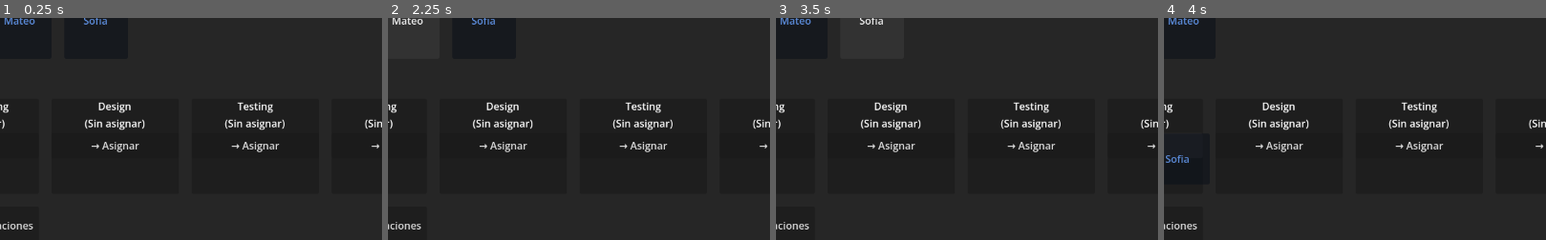
Above: before the commit, frames 1-4 (left to right).
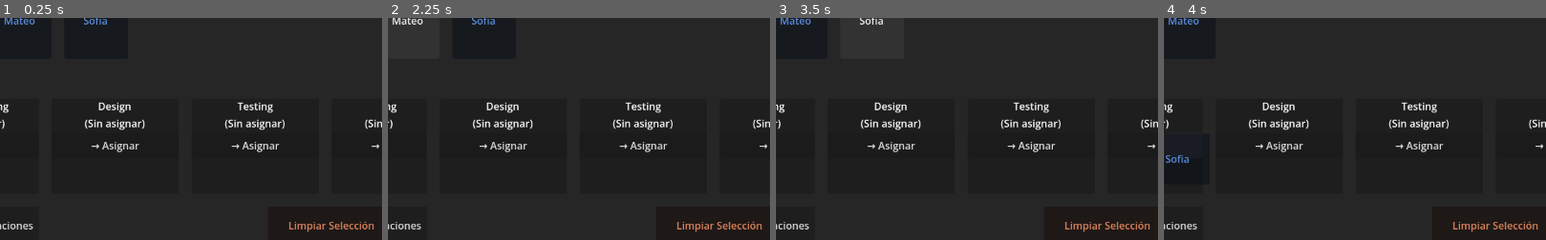
Above: after the commit, the same moments.

Repository: AldoSP/juego-habilidades-blandas
Game: Godot game, scene res://escenas/main_game.tscn
Same seed, same stepped clock (60 frames per second), same inputs: the game is played once before the commit and once after it.
Inputs (mouse positions are % of the whole screen's width and height, from its top left):
- Up to frame 1 (0.25 s): no input
- Up to frame 2 (2.25 s): click (59, 72) at 0.5 s, where only the run after the commit has a clickable "Limpiar Selección"; click "Ana" at 1.25 s; click "Mateo" at 2 s
- Up to frame 3 (3.5 s): click "Sofia" at 2.75 s
- Up to frame 4 (4 s): click "→ Asignar" at 3.5 s
The pictures show only the part of the screen within x 16-66%, y 26-76%; the shares and areas given below are measured in that part.

The runs differ from the first frame. In frame 1, 0.4% of the frame differs, in the area x 75-98%, y 91-97%; in frame 2, 0.4%; in frame 3, 0.4%; in frame 4, 0.4%.

Commit message:
feat: añadir botón para reasignar personajes
Co-authored-by: Copilot <copilot@github.com>

Diff:
--- a/escenas/main_game.tscn
+++ b/escenas/main_game.tscn
@@ -161,6 +161,13 @@
 layout_mode = 2
 size_flags_horizontal = 2
 text = "Confirmar Asignaciones"
+
+[node name="ResetButton" type="Button" parent="CanvasLayer/UIController/AssignmentPanel/VBoxContainer/ControlsContainer" unique_id=1609032394]
+custom_minimum_size = Vector2(200, 50)
+layout_mode = 2
+size_flags_horizontal = 2
+text = "Limpiar Selección"
+modulate = Color(1, 0.6, 0.42, 1)
 
 [node name="EventPanel" type="Control" parent="CanvasLayer/UIController" unique_id=161836319]
 visible = false
--- a/scripts/UIController.gd
+++ b/scripts/UIController.gd
@@ -68,6 +68,27 @@
 
 	# Esperar un frame para asegurar que _ready() ha completado
 	await get_tree().process_frame
+
+	# Conectar botones que existen en la escena
+	var confirm_button = assignment_panel.get_node_or_null("VBoxContainer/ControlsContainer/ConfirmButton")
+	if confirm_button:
+		confirm_button.pressed.connect(_on_confirm_button_pressed)
+
+	var reset_button = assignment_panel.get_node_or_null("VBoxContainer/ControlsContainer/ResetButton")
+	if reset_button:
+		reset_button.pressed.connect(_on_reset_button_pressed)
+
+	var yes_button = event_panel.get_node_or_null("YesButton")
+	if yes_button:
+		yes_button.pressed.connect(_on_event_yes_pressed)
+
+	var no_button = event_panel.get_node_or_null("NoButton")
+	if no_button:
+		no_button.pressed.connect(_on_event_no_pressed)
+
+	var continue_button = results_panel.get_node_or_null("ContinueButton")
+	if continue_button:
+		continue_button.pressed.connect(_on_continue_button_pressed)
 
 	# Crear botones visuales para personajes
 	create_character_buttons()
@@ -295,10 +316,9 @@
 	# Mostrar panel de resultados
 	_show_results_panel(true)
 
-func _on_continue_button_pressed():
-	print("Continuando a próximo día")
-	_show_results_panel(false)
-	_show_assignment_panel(true)
+func reset_assignments():
+	"""Limpia todas las asignaciones y restaura los botones a su posición original"""
+	print("Reasignando personajes...")
 
 	# Restaurar todos los botones asignados a su posición original
 	for task_name in assigned_buttons.keys():
@@ -314,7 +334,7 @@
 		await tween.finished
 		button.queue_free()
 
-	# Limpiar asignaciones para el nuevo día
+	# Limpiar asignaciones
 	assigned_buttons.clear()
 	animated_buttons.clear()
 
@@ -327,7 +347,6 @@
 		assignments[task] = null
 
 	# Limpiar etiquetas de tareas
-	tasks = ["programming", "design", "testing", "rest"]
 	for task in tasks:
 		var area = tasks_container.find_child(task.capitalize() + "_Area", true, false)
 		if area:
@@ -345,6 +364,20 @@
 
 	selected_character = null
 
+func _on_reset_button_pressed():
+	"""Se llama cuando se presiona el botón de limpiar selección"""
+	print("Botón de reasignación presionado")
+	await reset_assignments()
+	_update_character_button_appearance()
+
+func _on_continue_button_pressed():
+	print("Continuando a próximo día")
+	_show_results_panel(false)
+	_show_assignment_panel(true)
+
+	# Usar el método de limpieza
+	await reset_assignments()
+
 	# Reiniciar el siguiente día
 	if game_manager:
 		game_manager.start_day()
